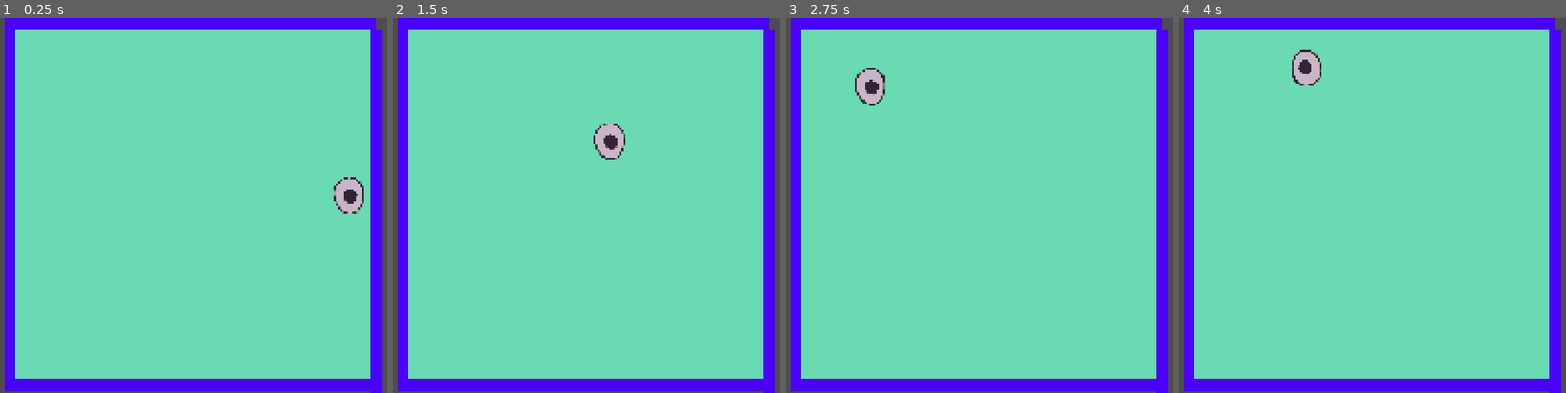
Above: before the commit, frames 1-4 (left to right).
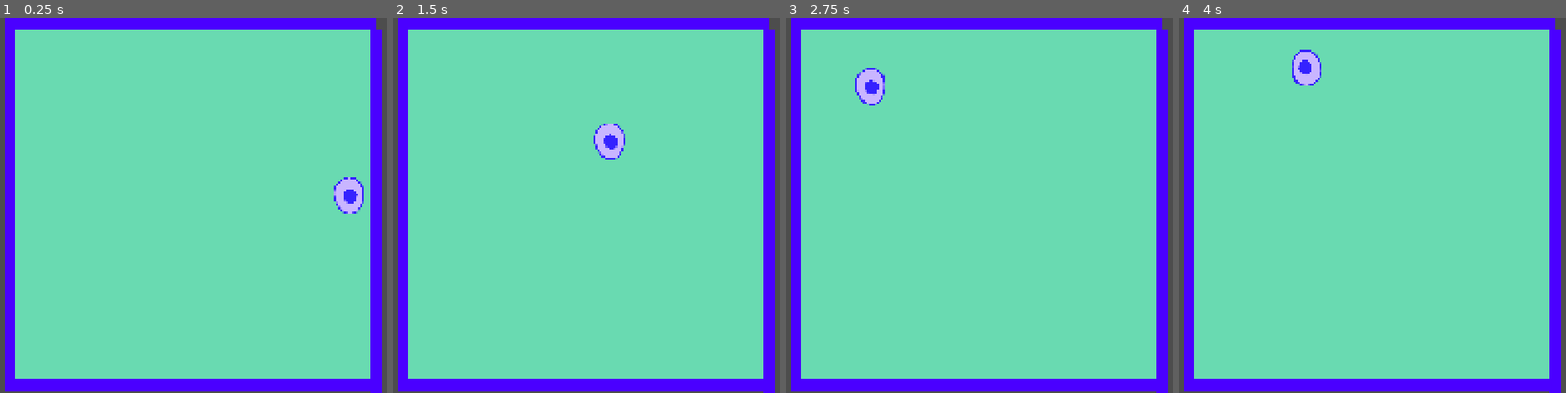
Above: after the commit, the same moments.

Repository: Herbeon/haven-toronto-game
Game: Godot game, scene res://game.tscn
The game is run twice, just before and just after one commit, with the same random seed, the same clock (stepped at 60 frames per second) and the same inputs.
Inputs (mouse positions are in pixels of both pictures, inside the frame that each line leads up to):
- Up to frame 1 (0.25 s): no input
- Up to frame 2 (1.5 s): tap Enter at 0.5 s; move the mouse to (outside the picture) at 0.52 s; hold Right 0.53-1.28 s; tap Alt at 0.6 s; click (outside the picture) at 0.67 s; move the mouse to (590, 224) at 1.27 s; hold Down from 1.28 s (still down); tap Shift at 1.35 s
- Up to frame 3 (2.75 s): move the mouse to (outside the picture) at 2.02 s; release Down at 2.03 s; hold Right from 2.03 s (still down); tap Alt at 2.1 s
- Up to frame 4 (4 s): move the mouse to (1476, 280) at 2.77 s; release Right at 2.78 s; hold Up 2.78-3.53 s; tap Shift at 2.85 s; click (1476, 280) at 2.92 s; move the mouse to (outside the picture) at 3.52 s; hold Left from 3.53 s (still down); tap Alt at 3.6 s

The runs differ from the first frame. In frame 1, 0.6% of the frame differs, in the area x 86-94%, y 42-53%; in frame 2, 0.6%, in the area x 51-60%, y 28-38%; in frame 3, 0.6%; in frame 4, 0.6%.

Commit message:
they call me potential shader

Diff:
--- a/havenBounceBack/eye.gd
+++ b/havenBounceBack/eye.gd
@@ -4,6 +4,8 @@
 
 @export var speed = 300
 @export var visual = "normal"
+
+var paused = false
 
 func start():
 	position = get_viewport_rect().size / 2
@@ -18,11 +20,17 @@
 	# normalized makes the vector an integer (pythagorean theorem it)
 
 func _ready():
+	#$AnimatedSprite2D.play(visual)
+	# potential for blinking later
+	#$EyeDemo2.material.set_shader_parameter("hihi",0.0)
+
 	start()
 
 func _physics_process(delta):
 	if(Input.is_action_just_pressed("pause")):
 		velocity = Vector2.ZERO
+		paused = true
+		#$EyeDemo2.material.set_shader_parameter("hihi",1.0)
 	if position.x < 0 or position.x > get_viewport_rect().size.x:
 		# left/right
 		out_of_bounds.emit() # signalname.emit() sends a signal
@@ -35,6 +43,7 @@
 	# move and collide returns a boolean if it hits something
 	if collision:
 		$EyeDemo2.rotate(PI / 2)
+		#$AnimatedSprite2D.rotate(PI/2)
 		velocity = velocity.bounce(collision.get_normal())
 
 		var thing_we_hit = collision.get_collider()
--- /dev/null
+++ b/havenBounceBack/eye.gdshader
@@ -0,0 +1,14 @@
+shader_type canvas_item;
+
+uniform float hihi = 1.0f;
+
+void fragment() {
+	COLOR = texture(TEXTURE,UV);
+	COLOR.b += hihi;
+	// Called for every pixel the material is visible on.
+}
+
+//void light() {
+//	// Called for every pixel for every light affecting the CanvasItem.
+//	// Uncomment to replace the default light processing function with this one.
+//}
--- a/havenBounceBack/eye.tscn
+++ b/havenBounceBack/eye.tscn
@@ -2,9 +2,38 @@
 
 [ext_resource type="Script" uid="uid://c6w0cgcql5706" path="res://eye.gd" id="1_05vdx"]
 [ext_resource type="Texture2D" uid="uid://b0f2ml6avpiel" path="res://images and character assets/Eye demo 2.png" id="2_1t7xr"]
+[ext_resource type="Texture2D" uid="uid://8axy31lnmauo" path="res://images and character assets/Eye demo.png" id="3_l1n7h"]
+[ext_resource type="Shader" uid="uid://dni73ihoy0gq1" path="res://eye.gdshader" id="4_x8diq"]
 
 [sub_resource type="CircleShape2D" id="CircleShape2D_ktypu"]
 radius = 54.0
+
+[sub_resource type="SpriteFrames" id="SpriteFrames_fc0e3"]
+animations = [{
+"frames": [{
+"duration": 1.0,
+"texture": ExtResource("2_1t7xr")
+}, {
+"duration": 1.0,
+"texture": ExtResource("3_l1n7h")
+}, {
+"duration": 1.0,
+"texture": ExtResource("2_1t7xr")
+}, {
+"duration": 1.0,
+"texture": ExtResource("2_1t7xr")
+}, {
+"duration": 1.0,
+"texture": ExtResource("2_1t7xr")
+}],
+"loop": 1,
+"name": &"normal",
+"speed": 4.0
+}]
+
+[sub_resource type="ShaderMaterial" id="ShaderMaterial_tcrup"]
+shader = ExtResource("4_x8diq")
+shader_parameter/hihi = 1.0
 
 [node name="eye" type="CharacterBody2D" unique_id=2145566204]
 script = ExtResource("1_05vdx")
@@ -14,6 +43,11 @@
 
 [node name="AnimatedSprite2D" type="AnimatedSprite2D" parent="." unique_id=1844115045]
 visible = false
+sprite_frames = SubResource("SpriteFrames_fc0e3")
+animation = &"normal"
+frame = 4
+frame_progress = 0.007900285
 
 [node name="EyeDemo2" type="Sprite2D" parent="." unique_id=1491491838]
+material = SubResource("ShaderMaterial_tcrup")
 texture = ExtResource("2_1t7xr")
--- /dev/null
+++ b/havenBounceBack/game.gd
@@ -0,0 +1,22 @@
+extends Node2D
+#
+#the layers are (bottom to top)
+#* background
+#* torso
+#* clothes?
+#* head
+#* hair
+#* head accessory
+#* hat
+#* face: eyes, mouth
+#* decoration?
+
+# Called when the node enters the scene tree for the first time.
+func _ready() -> void:
+	pass # Replace with function body.
+
+
+
+# Called every frame. 'delta' is the elapsed time since the previous frame.
+func _process(delta: float) -> void:
+	pass
--- a/havenBounceBack/game.tscn
+++ b/havenBounceBack/game.tscn
@@ -1,6 +1,7 @@
 [gd_scene format=4 uid="uid://6uimqjb8xuj0"]
 
 [ext_resource type="Texture2D" uid="uid://d4b8sey340oqa" path="res://backgrounds/porple thing.png" id="1_e2o6t"]
+[ext_resource type="Script" uid="uid://hijeq1pt7gji" path="res://game.gd" id="1_fc0e3"]
 [ext_resource type="Texture2D" uid="uid://6eodjt2bm565" path="res://backgrounds/green bg.png" id="2_feb5d"]
 [ext_resource type="PackedScene" uid="uid://xjdeec8kqs80" path="res://eye.tscn" id="3_feb5d"]
 
@@ -20,6 +21,7 @@
 sources/0 = SubResource("TileSetAtlasSource_fc0e3")
 
 [node name="game" type="Node2D" unique_id=1374351353]
+script = ExtResource("1_fc0e3")
 
 [node name="walls" type="TileMapLayer" parent="." unique_id=1476217744]
 tile_map_data = PackedByteArray("AAABAEEAAAAAAAAAAAABAEIAAAAAAAEAAAACAEEAAAABAAAAAAACAEIAAAABAAEAAAABAD8AAAAAAAAAAAABAE …(8336 unchanged characters)…
Not shown, added: havenBounceBack/eye.gdshader.uid
Not shown, added: havenBounceBack/game.gd.uid
